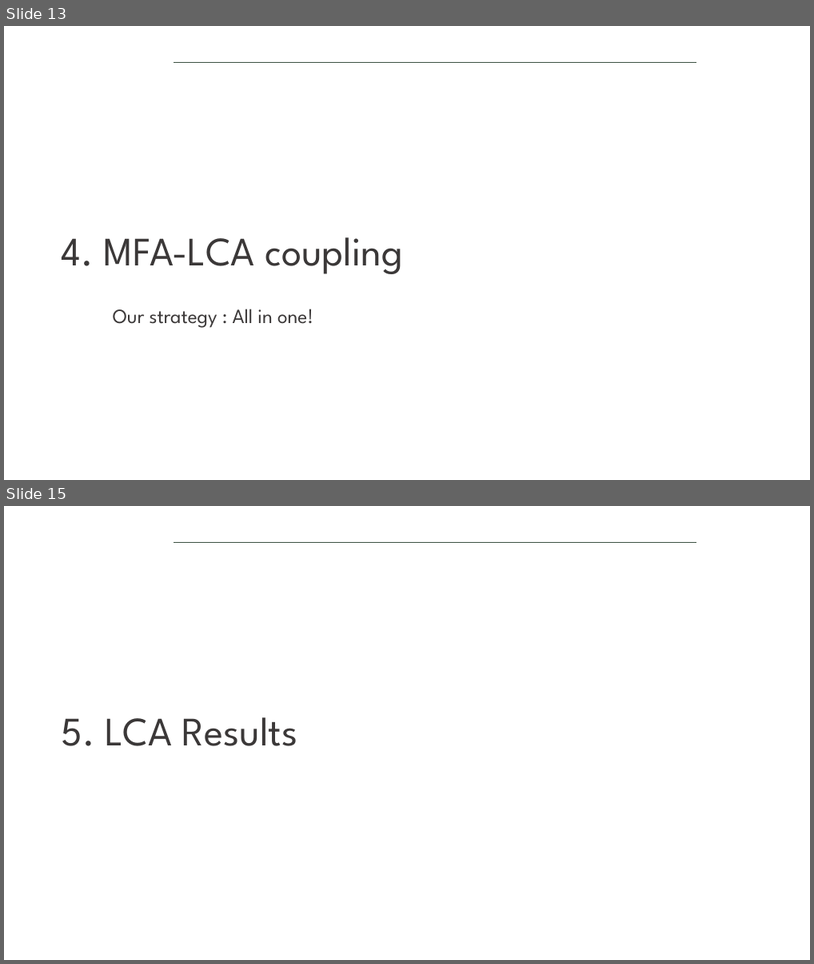
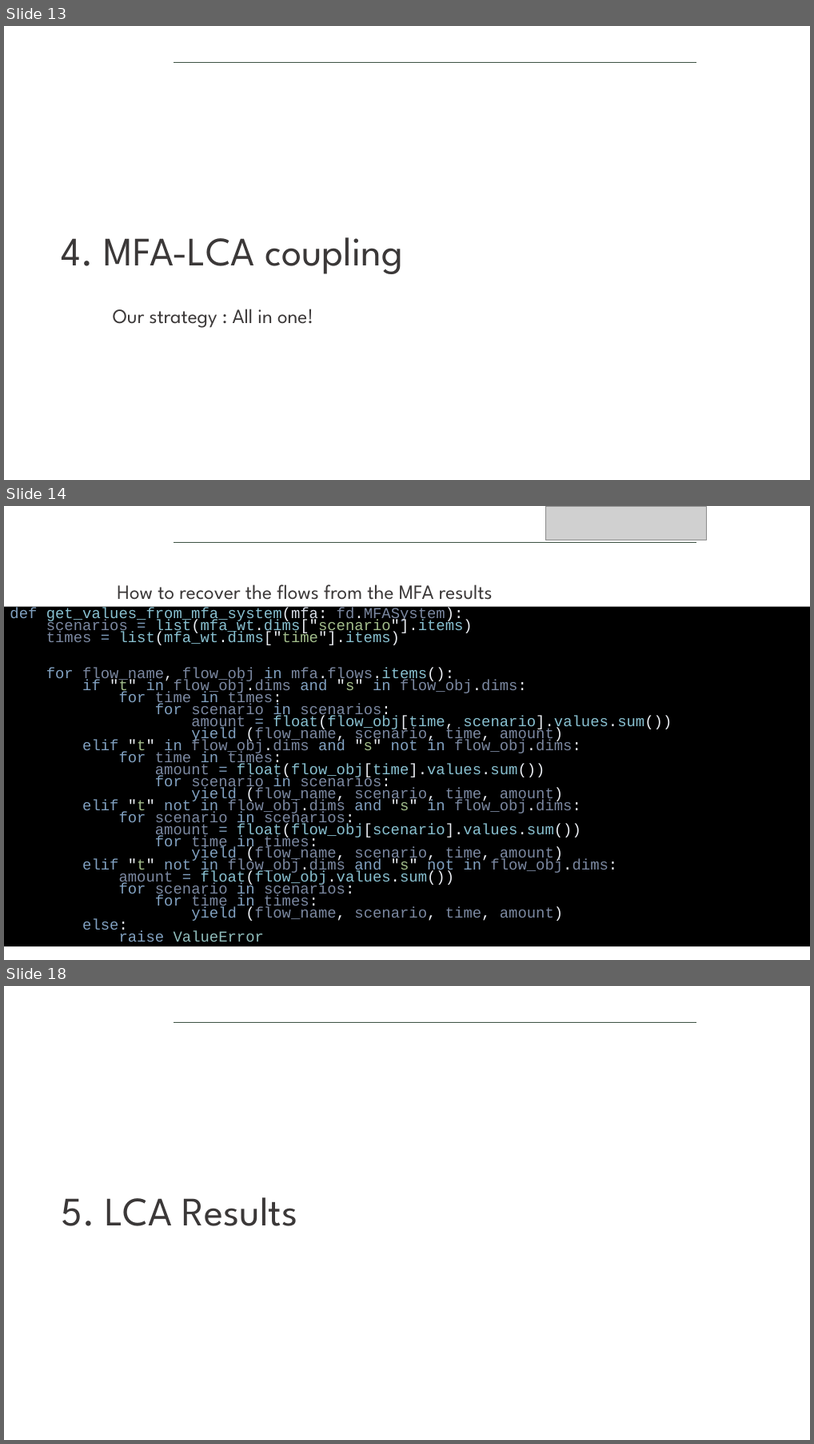
Before and after one commit to isabelapi/PAW_MFA_LCA_2025, a slide deck: presentation/dds_autumn_school_2025_paw_presentation_14-11-2025.pptx. Shown one above the other, each under a label of ours: slides 13 and 15 before the commit, slides 13, 14 and 18 after it; the slides between them are not shown. The pictures are 814x964 and 814x1444 pixels, drawn with LibreOffice and Linux fonts; fonts in the diff are those of the drawing; grey boxes stand for pictures; background and template pictures are left out. Boxes give left, top, right and bottom in pixels: in the first picture for what was removed or moved away, otherwise in the second. Text is boxed around its words. In the diff, an @@ line names an element or a change of style, - is before the commit and + after.

Commit message:
LCA code

```diff
--- a/presentation/dds_autumn_school_2025_paw_presentation_14-11-2025.pptx
+++ b/presentation/dds_autumn_school_2025_paw_presentation_14-11-2025.pptx
@@ slide 14 added at (4, 506, 810, 960), background #FFFFFF; not listed: 1 template element that a slide beside it also shows @@
@@ picture added at (546, 506, 707, 540) @@
@@ rectangle added at (111, 576, 657, 607), fill #FFFFFF, 24 pt, text #3B3838 @@
+How to recover the flows from the MFA results
@@ rectangle added at (4, 607, 810, 946), fill #000000, 18 pt, text #7B88A1 @@
+def get_values_from_mfa_system(mfa: fd.MFASystem):
+scenarios = list(mfa_wt.dims["scenario"].items)
+times = list(mfa_wt.dims["time"].items)
+for flow_name, flow_obj in mfa.flows.items():
+if "t" in flow_obj.dims and "s" in flow_obj.dims:
+for time in times:
+for scenario in scenarios:
+amount = float(flow_obj[time, scenario].values.sum())
+yield (flow_name, scenario, time, amount)
+elif "t" in flow_obj.dims and "s" not in flow_obj.dims:
+for time in times:
+amount = float(flow_obj[time].values.sum())
+for scenario in scenarios:
+yield (flow_name, scenario, time, amount)
+elif "t" not in flow_obj.dims and "s" in flow_obj.dims:
+for scenario in scenarios:
+amount = float(flow_obj[scenario].values.sum())
+for time in times:
+yield (flow_name, scenario, time, amount)
+elif "t" not in flow_obj.dims and "s" not in flow_obj.dims:
+amount = float(flow_obj.values.sum())
+for scenario in scenarios:
+for time in times:
+yield (flow_name, scenario, time, amount)
+else:
+raise ValueError
@@ what was slide 15 is now slide 18 @@
```
Also in this commit, not shown: 3 other slides added, 1 slide removed.
